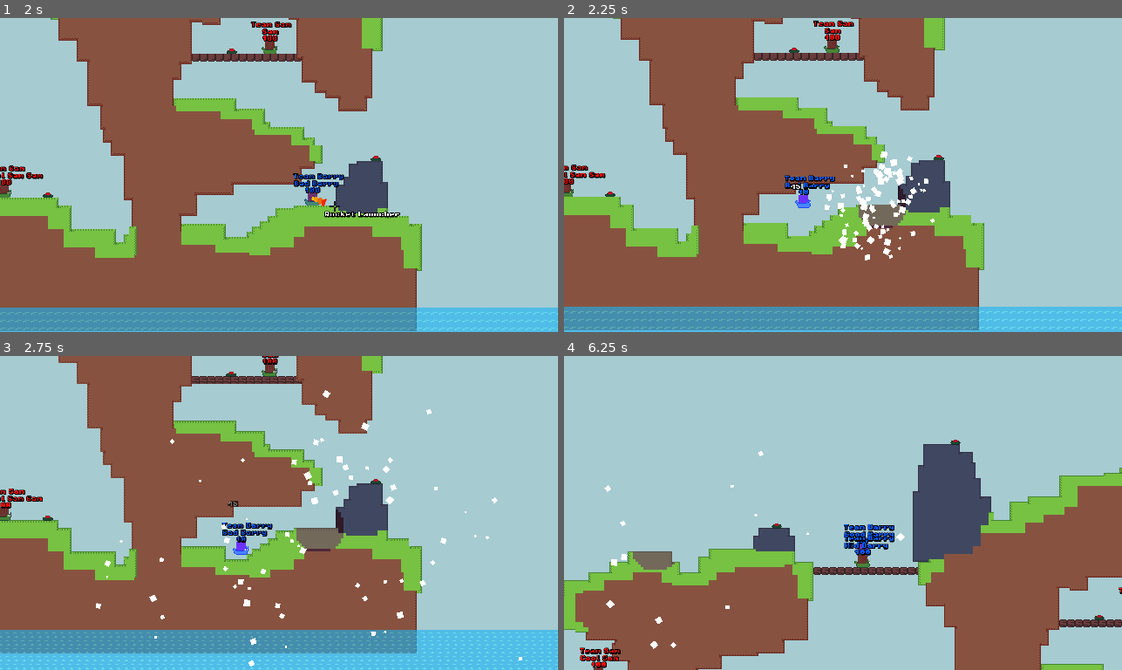
Above: before the commit, frames 1-4 (two rows, left to right).
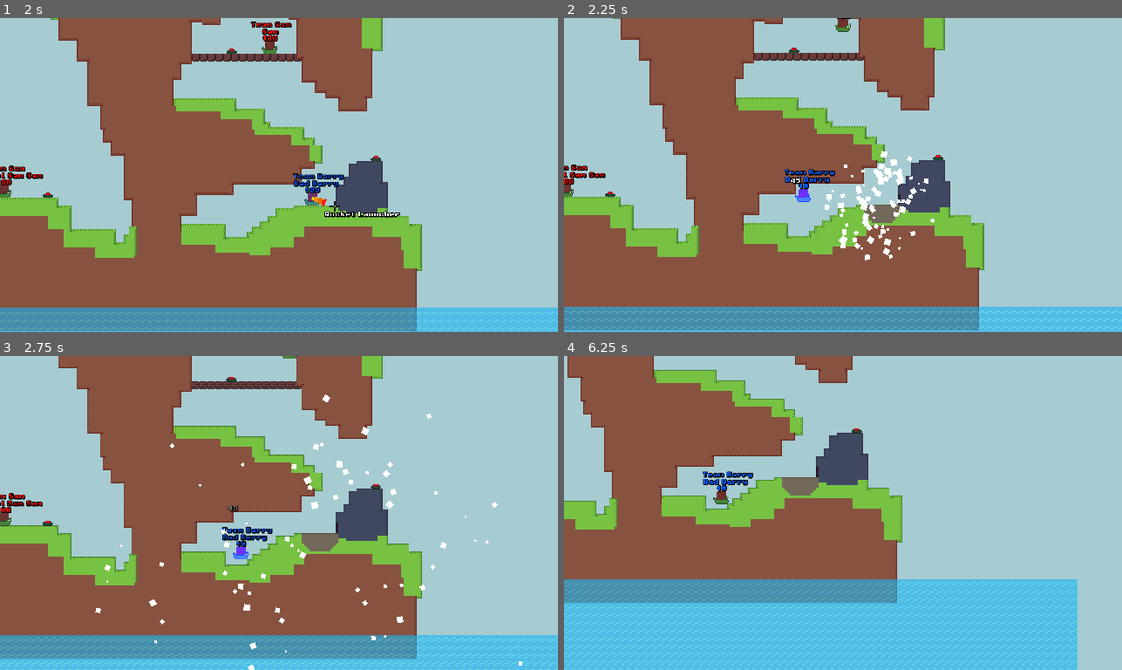
Above: after the commit, the same moments.

Repository: codingbanana21/Snail-Wars
Game: Godot game, scene res://scenes/game.tscn
Same seed, same stepped clock (60 frames per second), same inputs: the game is played once before the commit and once after it.
Inputs (mouse positions are in pixels of both pictures, inside the frame that each line leads up to):
- Up to frame 1 (2 s): click "Map 1" at 0.5 s; tap Enter (skip) at 1.25 s; move the mouse to (306, 175) at 1.27 s; press the mouse at (306, 175) at 1.28 s; hold D (right) from 1.28 s (still down); tap W (jump) at 1.52, 1.55, 1.82 s
- Up to frame 2 (2.25 s): keep holding D (right); move the mouse to (815, 175) at 2.02 s; release the mouse at (815, 175) at 2.03 s; tap W (jump) at 2.1 s
- Up to frame 3 (2.75 s): keep holding D (right); tap W (jump) at 2.27, 2.57 s; click (251, 513) at 2.3 s
- Up to frame 4 (6.25 s): move the mouse to (854, 506) at 2.77 s; release D (right) at 2.78 s; press the mouse at (854, 506) at 2.78 s; hold A (left) 2.78-3.53 s; tap W (jump) at 3.05, 3.77, 4.07, 5.27, 5.57 s; move the mouse to (837, 519) at 3.52 s; release the mouse at (837, 519) at 3.53 s; hold D (right) 3.53-5.03 s; tap Mouse wheel down (last_weapon) at 3.6 s; click (837, 519) at 3.8 s; move the mouse to (887, 516) at 4.27 s; hold W (jump) 4.28-5.03 s; tap Mouse wheel up (next_weapon) at 4.35 s; tap Enter (skip) at 4.9 s; move the mouse to (798, 509) at 5.02 s; hold A (left) 5.03-5.78 s; click (798, 509) at 5.1 s; move the mouse to (848, 513) at 5.77 s; hold D (right) from 5.78 s (still down); hold W (jump) from 5.78 s (still down)

Frame 1 is identical in both runs. In frame 2, 1.8% of the frame differs, in the area x 0-100%, y 0-100%; in frame 3, 14%; in frame 4, 69%.

Commit message:
Clean up player code and made projectiles smaller

Diff:
--- a/projectiles/air_strike.tscn
+++ b/projectiles/air_strike.tscn
@@ -3,6 +3,7 @@
 [ext_resource type="PackedScene" uid="uid://cubfm8w8o5obj" path="res://projectiles/projectile.tscn" id="1_y44nj"]
 
 [node name="AirStrike" unique_id=791496552 instance=ExtResource("1_y44nj")]
-size = 18
+size = 12
+knockback = 1000
 gravity = 300
 spawn_at_mouse = true
--- a/projectiles/bomb.tscn
+++ b/projectiles/bomb.tscn
@@ -10,7 +10,7 @@
 damage = 10.0
 size = 7
 knockback = 0
-projectile_hp = 6
+projectile_hp = 5
 spawn = true
 
 [node name="Image" parent="." index="0" unique_id=2045045234]
--- a/projectiles/destroyer_of_games.tscn
+++ b/projectiles/destroyer_of_games.tscn
@@ -5,6 +5,6 @@
 [node name="DestroyerOfGames" unique_id=791496552 instance=ExtResource("1_cudxu")]
 scale = Vector2(2, 2)
 damage = 500.0
-knockback = 2000
+knockback = 1500
 gravity = 300
 spawn_at_mouse = true
--- a/projectiles/drill.tscn
+++ b/projectiles/drill.tscn
@@ -4,11 +4,11 @@
 [ext_resource type="Texture2D" uid="uid://x4hcewvk3glh" path="res://assets/images/drill.png" id="2_tpgjy"]
 
 [node name="Drill" unique_id=152536886 instance=ExtResource("1_d7knd")]
-damage = 30.0
-size = 8
+damage = 25.0
+size = 6
 knockback = 0
 gravity = 300
-projectile_hp = 9
+projectile_hp = 7
 
 [node name="Image" parent="." index="0" unique_id=2045045234]
 texture = ExtResource("2_tpgjy")
--- a/projectiles/drill_strike.tscn
+++ b/projectiles/drill_strike.tscn
@@ -4,11 +4,11 @@
 [ext_resource type="Texture2D" uid="uid://x4hcewvk3glh" path="res://assets/images/drill.png" id="2_u8o3f"]
 
 [node name="DrillStrike" unique_id=791496552 instance=ExtResource("1_qlak5")]
-damage = 30.0
-size = 8
+damage = 25.0
+size = 6
 knockback = 0
 gravity = 300
-projectile_hp = 9
+projectile_hp = 7
 spawn_at_mouse = true
 
 [node name="Image" parent="." index="0" unique_id=2045045234]
--- a/projectiles/fragment.tscn
+++ b/projectiles/fragment.tscn
@@ -12,8 +12,7 @@
 size = 5
 knockback = 0
 speed = 0.0
-projectile_hp = 6
-timer = 0.5
+projectile_hp = 4
 not_players = true
 
 [node name="Image" parent="." index="0" unique_id=2045045234]
--- a/projectiles/mine.tscn
+++ b/projectiles/mine.tscn
@@ -11,6 +11,7 @@
 
 [node name="Mine" unique_id=791496552 instance=ExtResource("1_1y4n3")]
 damage = 30.0
+size = 6
 knockback = 600
 speed = 0.0
 not_players = true
--- a/projectiles/tnt.tscn
+++ b/projectiles/tnt.tscn
@@ -11,8 +11,8 @@
 
 [node name="TNT" unique_id=791496552 instance=ExtResource("1_2ywih")]
 damage = 75.0
-size = 20
-knockback = 1800
+size = 16
+knockback = 1600
 speed = 12.0
 bounce = true
 
--- a/scenes/player.tscn
+++ b/scenes/player.tscn
@@ -61,7 +61,7 @@
 tint_progress = Color(1, 1, 0, 1)
 
 [node name="NextPlayerTimer" type="Timer" parent="." unique_id=968713583]
-wait_time = 2.0
+wait_time = 3.0
 one_shot = true
 
 [connection signal="timeout" from="NextPlayerTimer" to="." method="_on_next_player_timer_timeout"]
--- a/scripts/player.gd
+++ b/scripts/player.gd
@@ -14,9 +14,8 @@
 @export var team: String
 @export var team_color: Color
 
-const JUMP: float = -400.0
-const SPEED: float = 10.0
-const JUMP_SPEED: float = 100
+const SPEED: float = 6.0
+const JUMP: Vector2 = Vector2(90, -350.0)
 const PLAYER_GRAVITY: float = 30.0
 const WEAPONS: Array[String] = ["rocket", "grenade", "drill", "bomb", "air_strike", "drill_strike", "tnt", "destroyer_of_games"]
 
@@ -24,8 +23,7 @@
 var hp: float = 100.0
 var weapon: int = 0
 var dir: float = 0
-var has_shot_projectile: bool = false
-var is_player_turn: bool
+var player_turn_part: int = 0
 
 
 func _ready() -> void:
@@ -76,7 +74,7 @@
 		Mouse.weapon_left = str(Globals.teams_weapons[team_number][weapon])
 		Mouse.weapon = weapon
 
-	if Globals.teams_weapons[team_number][weapon] != 0 and next_player_timer.is_stopped() and !has_shot_projectile:
+	if Globals.teams_weapons[team_number][weapon] != 0 and next_player_timer.is_stopped() and player_turn_part == 1:
 		if Input.is_action_pressed("attack"):
 			projectile_speed += 8.0 * delta
 
@@ -85,7 +83,7 @@
 
 			Globals.teams_weapons[team_number][weapon] -= 1
 			projectile_speed = 0.0
-			has_shot_projectile = true
+			player_turn_part = 2
 			Mouse.hide()
 			Input.action_release("attack")
 
@@ -96,22 +94,22 @@
 	else:
 		velocity.y += PLAYER_GRAVITY
 
-	if is_player_turn and !has_shot_projectile and !Input.is_action_pressed("attack"):
+	if (player_turn_part == 1 or player_turn_part == 3) and !Input.is_action_pressed("attack"):
 		if is_on_floor():
 			dir = Input.get_axis("left", "right")
 			velocity.x += dir * SPEED
 
 			if Input.is_action_just_pressed("jump"):
-				velocity.x += dir * JUMP_SPEED
-				velocity.y = JUMP
+				velocity.x += dir * JUMP.x
+				velocity.y = JUMP.y
 		else:
 			if Input.is_action_pressed("jump"):
-				velocity.x += dir * JUMP_SPEED * 2.0 * delta
+				velocity.x += dir * JUMP.x * 2.0 * delta
 
 	var temp_velocity: Vector2 = velocity
 	move_and_slide()
 
-	if is_player_turn:
+	if player_turn_part != 0:
 		Mouse.global_position += velocity * delta
 
 	if is_on_floor():
@@ -120,10 +118,8 @@
 
 			Mouse.shake(fall_damage / 5.0)
 			damage(fall_damage)
-			velocity.y = temp_velocity.y * -0.5
-		velocity.x *= 0.7
-	else:
-		velocity.x *= 0.97
+			velocity.y = temp_velocity.y * -0.45
+		velocity.x *= 0.8
 
 
 func shot_projectile(projectile: NodePath, pos : Vector2):
@@ -139,9 +135,9 @@
 	hp -= hurt_damage
 	hp_label.text = str(roundi(hp))
 
-	if is_player_turn:
+	if player_turn_part != 0:
+		player_turn_part = 4
 		next_player_timer.start()
-		has_shot_projectile = true
 
 	var hit_damge: Label = load("res://scenes/hit_damage.tscn").instantiate()
 	hit_damge.text = str(roundi(hurt_damage))
@@ -149,17 +145,22 @@
 
 
 func next_player():
-	is_player_turn = Globals.player_turn == player_number and team_number == Globals.team_turn
+	if Globals.player_turn == player_number and team_number == Globals.team_turn:
+		player_turn_part = 1
 
 	if hp <= 0:
 		if is_physics_processing():
 			set_physics_process(false)
 			global_position.y = 10000
-	elif is_player_turn:
+	elif player_turn_part != 0:
 		Mouse.global_position = global_position
 
 
 func _on_next_player_timer_timeout() -> void:
 	if Globals.player_turn == player_number and team_number == Globals.team_turn:
-		has_shot_projectile = false
-		Globals.next_player()
+		if player_turn_part != 4:
+			player_turn_part = 4
+			next_player_timer.start(1.0)
+		else:
+			player_turn_part = 0
+			Globals.next_player()
--- a/scripts/projectile.gd
+++ b/scripts/projectile.gd
@@ -5,12 +5,12 @@
 @onready var explosion_timer: Timer = $ExplosionTimer
 
 @export var damage: float = 45
-@export var size: int = 10
-@export var knockback: int = 1000
-@export var speed: float = 55.0
+@export var size: int = 8
+@export var knockback: int = 800
+@export var speed: float = 50.0
 @export var gravity: int = 500
 @export var projectile_hp: int = 1
-@export var timer: float = 2.0
+@export var timer: float = 3.0
 @export var bounce: bool = false
 @export var spawn_at_mouse: bool = false
 @export var not_players: bool = false
@@ -54,7 +54,7 @@
 		if !not_players:
 			set_physics_process(false)
 			get_parent().next_player_timer.start()
-			get_parent().has_shot_projectile = false
+			get_parent().player_turn_part = 3
 			Mouse.global_position = get_parent().global_position
 	elif spawn:
 		get_parent().shot_projectile("res://projectiles/fragment.tscn", global_position)
